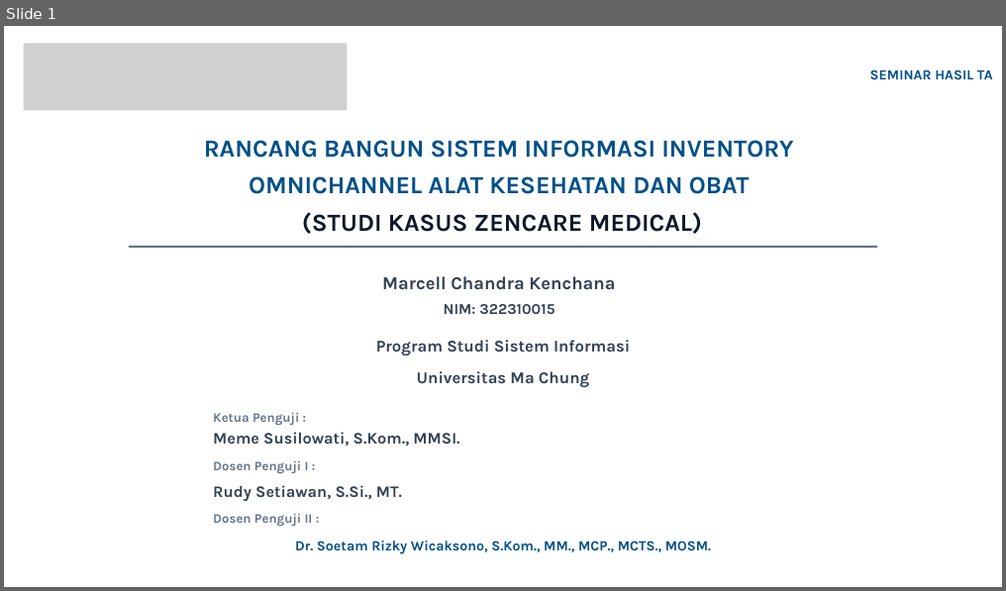
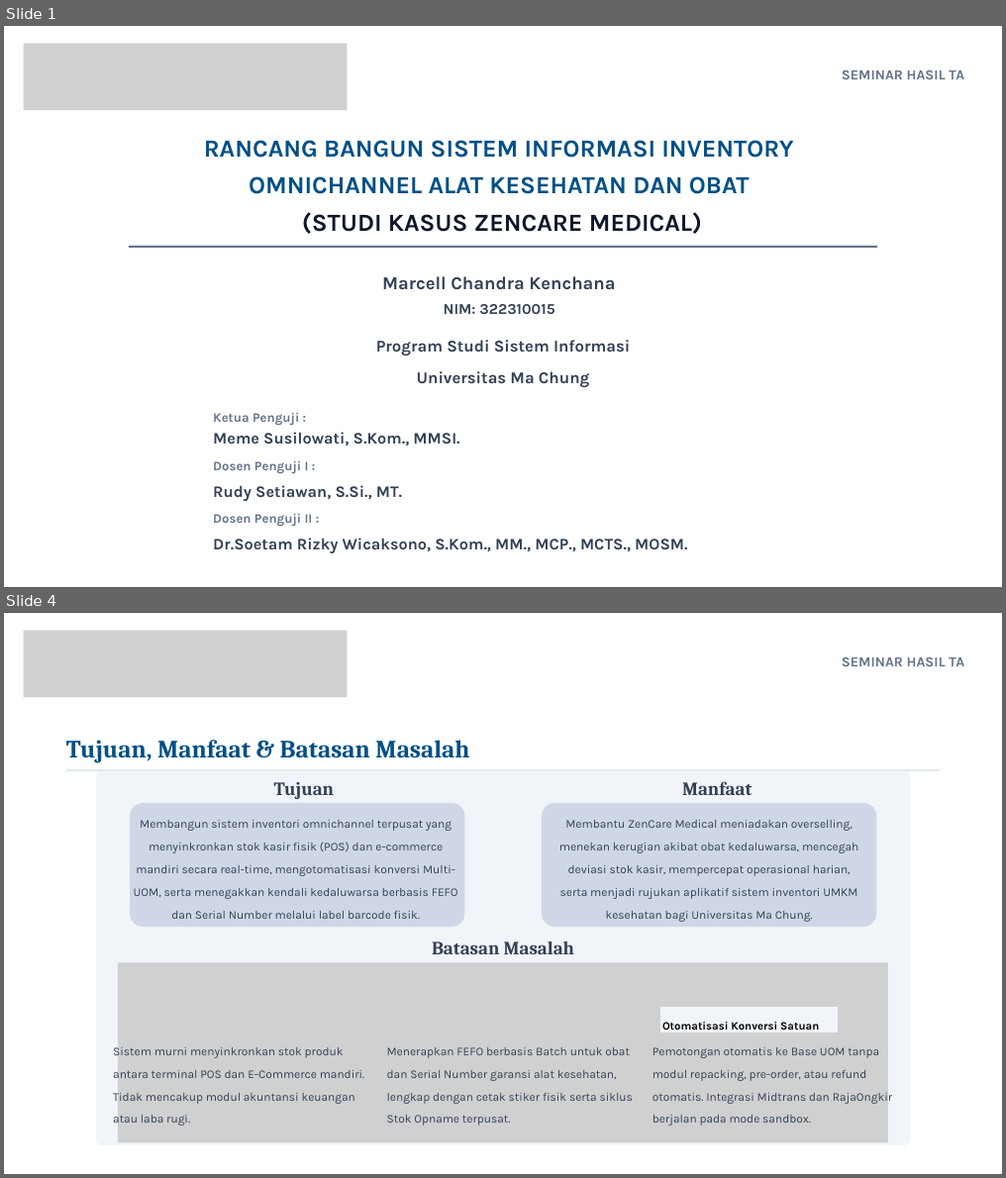
Before and after one commit to Marcell151/Sistem-Informasi-Inventori-Omnichannel-Zencare-Medical, a slide deck: lain/PPT/Seminar Hasil TA.pptx. Shown one above the other, each under a label of ours: slide 1 before the commit, slides 1 and 4 after it; the slides between them are not shown. The pictures are 1006x591 and 1006x1178 pixels, drawn with LibreOffice and Linux fonts; fonts in the diff are those of the drawing; grey boxes stand for pictures; background and template pictures are left out. Boxes give left, top, right and bottom in pixels: in the first picture for what was removed or moved away, otherwise in the second. Text is boxed around its words. In the diff, an @@ line names an element or a change of style, - is before the commit and + after.

```diff
--- a/lain/PPT/Seminar Hasil TA.pptx
+++ b/lain/PPT/Seminar Hasil TA.pptx
@@ slide 4 added at bbox=[4, 613, 1002, 1174], background picture (left out) @@
@@ picture added at bbox=[24, 631, 347, 697] @@
@@ text added at bbox=[842, 657, 964, 666], 20.2 pt, text #64748B, bold @@
+SEMINAR HASIL TA
@@ text added at bbox=[66, 740, 469, 763], 36 pt, text #005088, bold @@
+Tujuan, Manfaat & Batasan Masalah
@@ freeform shape added at bbox=[66, 769, 940, 771], fill #E2E8F0 @@
@@ freeform shape added at bbox=[96, 771, 910, 1146], fill #F1F5F9 @@
@@ text added at bbox=[274, 782, 335, 799], 27 pt, text #334155, bold @@
+Tujuan
@@ text added at bbox=[682, 781, 751, 795], 27 pt, text #334155, bold @@
+Manfaat
@@ freeform shape added at bbox=[130, 803, 465, 928], fill #CFD7E7 @@
@@ text added at bbox=[134, 820, 458, 919], 17.1 pt, text #334155 @@
+Membangun sistem inventori omnichannel terpusat yang menyinkronkan stok kasir fisik (POS) dan e-commerce mandiri secara real-time, mengotomatisasi konversi Multi-UOM, serta menegakkan kendali kedaluwarsa berbasis FEFO dan Serial Number melalui label barcode fisik.
@@ freeform shape added at bbox=[542, 803, 876, 928], fill #CFD7E7 @@
@@ text added at bbox=[559, 820, 858, 922], 17.1 pt, text #334155 @@
+Membantu ZenCare Medical meniadakan overselling, menekan kerugian akibat obat kedaluwarsa, mencegah deviasi stok kasir, mempercepat operasional harian, serta menjadi rujukan aplikatif sistem inventori UMKM kesehatan bagi Universitas Ma Chung.
@@ picture added at bbox=[118, 962, 888, 1143] @@
@@ text added at bbox=[432, 942, 574, 955], 27 pt, text #334155, bold @@
+Batasan Masalah
@@ freeform shape added at bbox=[660, 1008, 838, 1033], fill #F1F5F9 @@
@@ text added at bbox=[662, 1022, 819, 1034], 16.1 pt, text #000000, bold @@
+Otomatisasi Konversi Satuan
@@ text added at bbox=[113, 1045, 365, 1128], 17.1 pt, text #334155 @@
+Sistem murni menyinkronkan stok produk antara terminal POS dan E-Commerce mandiri. Tidak mencakup modul akuntansi keuangan atau laba rugi.
@@ text added at bbox=[387, 1048, 633, 1126], 17.1 pt, text #334155 @@
+Menerapkan FEFO berbasis Batch untuk obat dan Serial Number garansi alat kesehatan, lengkap dengan cetak stiker fisik serta siklus Stok Opname terpusat.
@@ text added at bbox=[652, 1048, 892, 1126], 17.1 pt, text #334155 @@
+Pemotongan otomatis ke Base UOM tanpa modul repacking, pre-order, atau refund otomatis. Integrasi Midtrans dan RajaOngkir berjalan pada mode sandbox.
@@ slide 1 changed as well @@
@@ text "SEMINAR HASIL TA" at bbox=[842, 70, 964, 79]: text colour #005088 to #64748B; alignment right to centre; less space between paragraphs @@
@@ text at bbox=[213, 538, 687, 554]: text changed; size 20.2 to 23.2 pt; text colour #005088 to #334155 @@
-Dr. Soetam Rizky Wicaksono, S.Kom., MM., MCP., MCTS., MOSM.
+Dr.Soetam Rizky Wicaksono, S.Kom., MM., MCP., MCTS., MOSM.
```
Also in this commit, not shown: 7 other slides changed, 14 other slides added, 14 slides removed, 47 other files.
